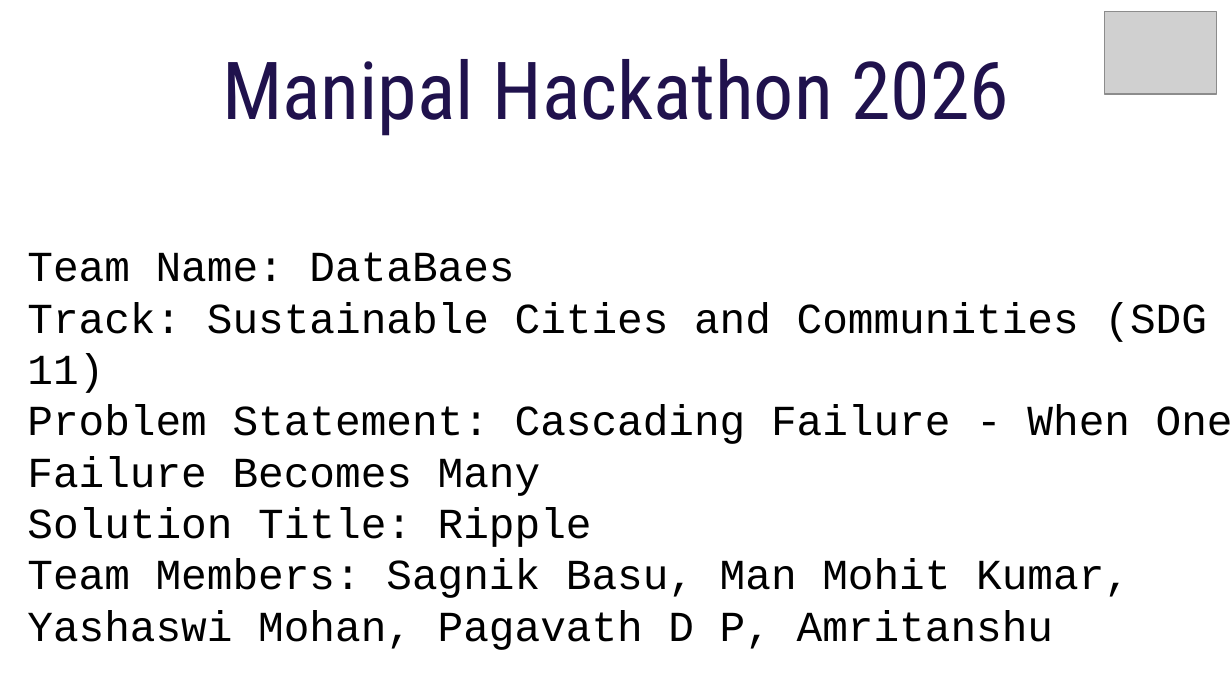
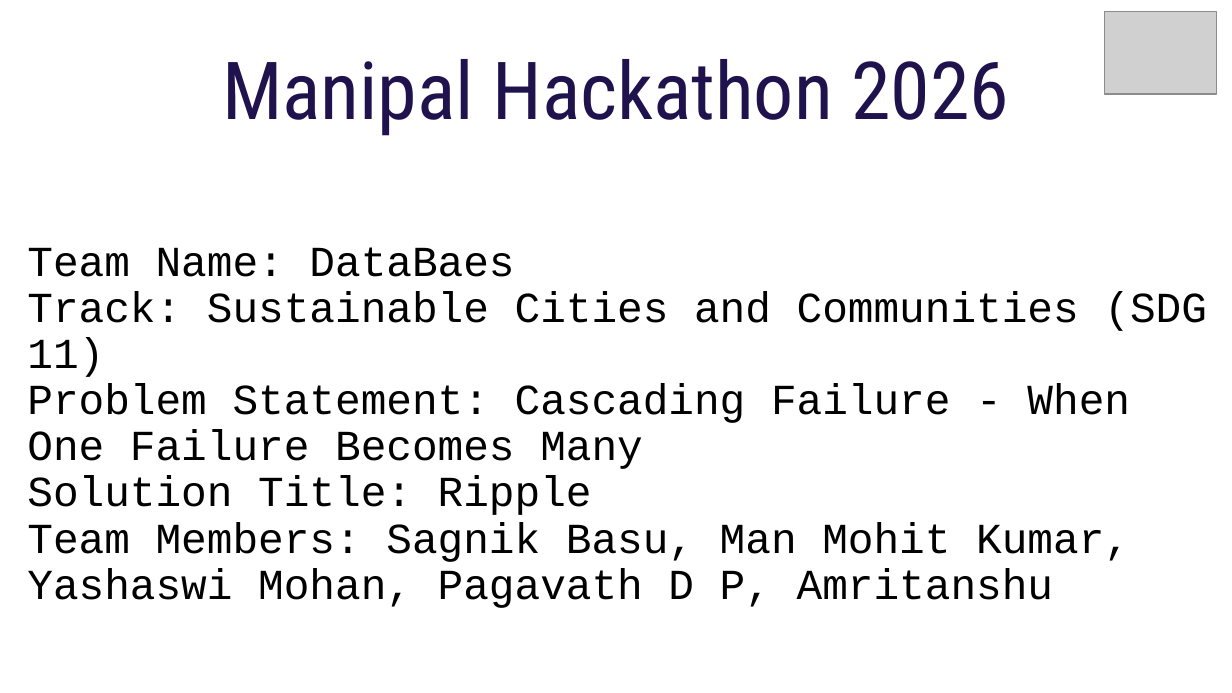
Before and after one commit to HalcyonVector/M-Hashed, a slide deck: slide 1 of deck/51001_DataBaes_ProblemStatementID.pptx. Drawn at 1232x693 pixels with LibreOffice and Linux fonts; fonts in the diff are those of the drawing; grey boxes stand for pictures. Boxes give left, top, right and bottom in pixels: in the first picture for what was removed or moved away, otherwise in the second. Text is boxed around its words. In the diff, an @@ line names an element or a change of style, - is before the commit and + after.

Commit message:
PPT Formatting revisions+new pdf

```diff
--- a/deck/51001_DataBaes_ProblemStatementID.pptx
+++ b/deck/51001_DataBaes_ProblemStatementID.pptx
@@ subtitle "Team Name: DataBaes" at (27, 247, 1207, 608): line spacing 1 to 0.9 @@
```
Also in this commit, not shown: 3 other slides changed, 2 other files.
